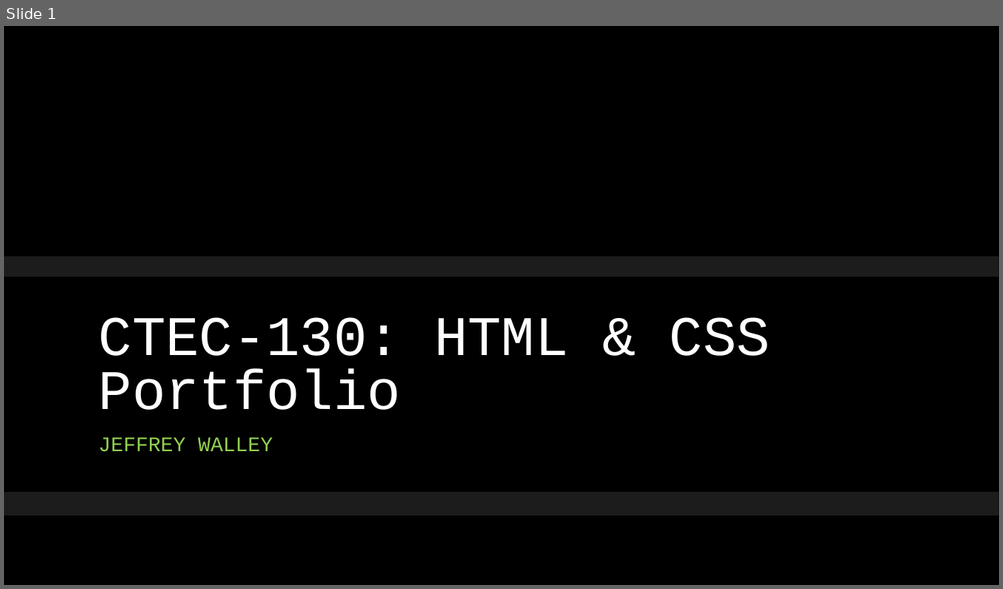
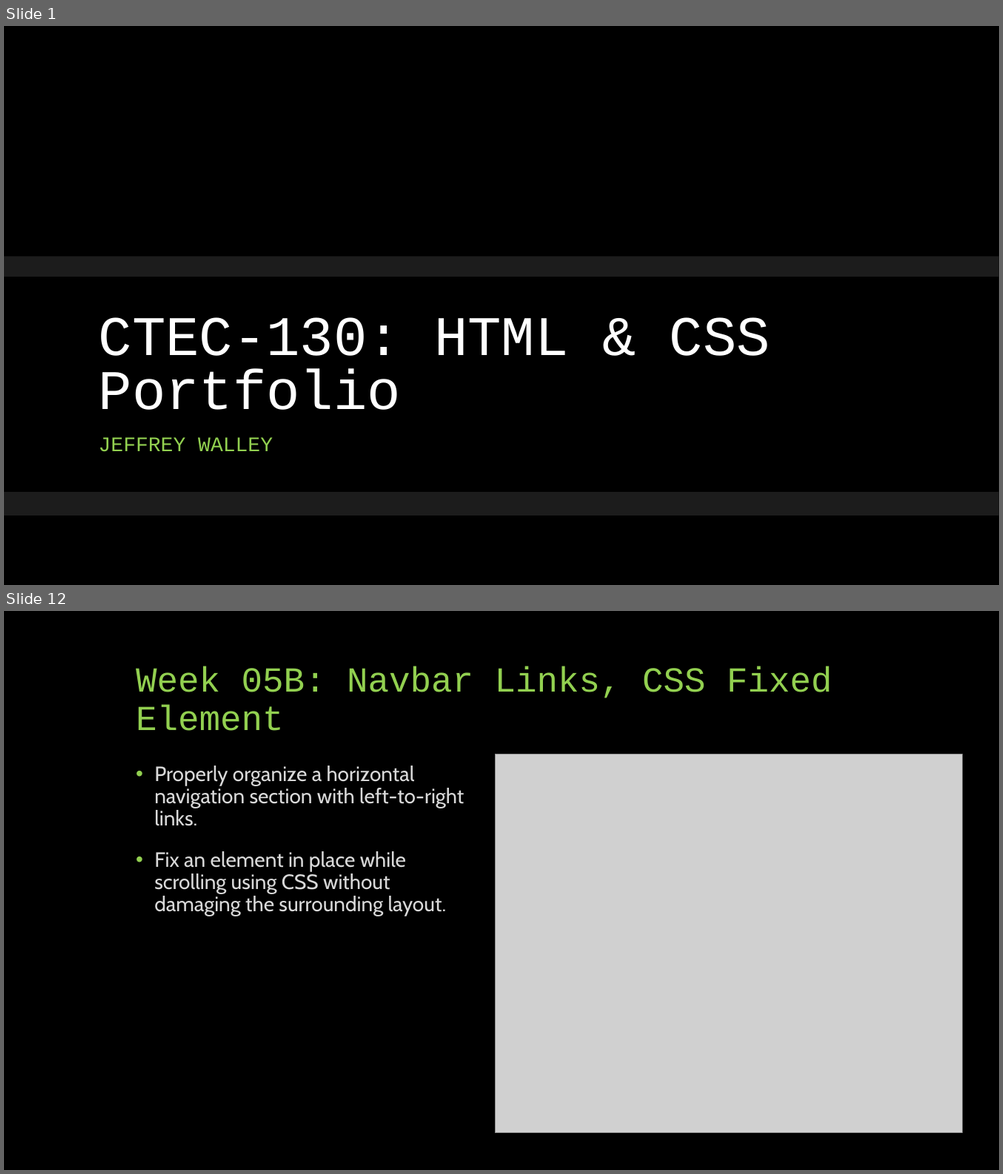
Before and after one commit to Ploppa-Smurph/ctec130_html, a slide deck: wk07/130portfolio_midterm.pptx. Shown one above the other, each under a label of ours: slide 1 before the commit, slides 1 and 12 after it; the slides between them are not shown. The pictures are 1003x589 and 1003x1174 pixels, drawn with LibreOffice and Linux fonts; fonts in the diff are those of the drawing; grey boxes stand for pictures; background and template pictures are left out. Boxes give left, top, right and bottom in pixels: in the first picture for what was removed or moved away, otherwise in the second. Text is boxed around its words. In the diff, an @@ line names an element or a change of style, - is before the commit and + after.

```diff
--- a/wk07/130portfolio_midterm.pptx
+++ b/wk07/130portfolio_midterm.pptx
@@ slide 12 added at [4,611,999,1170], background #000000 @@
@@ title added at [136,667,832,731], 34 pt, text #92D050 @@
+Week 05B: Navbar Links, CSS Fixed Element
@@ text added at [154,766,464,917], 20 pt, text #D9D9D9 @@
+• Properly organize a horizontal navigation section with left-to-right links.
+• Fix an element in place while scrolling using CSS without damaging the surrounding layout.
@@ picture added at [495,755,962,1133] @@
```
Also in this commit, not shown: 1 slide changed, 12 other slides added, 9 slides removed, 28 other files.
